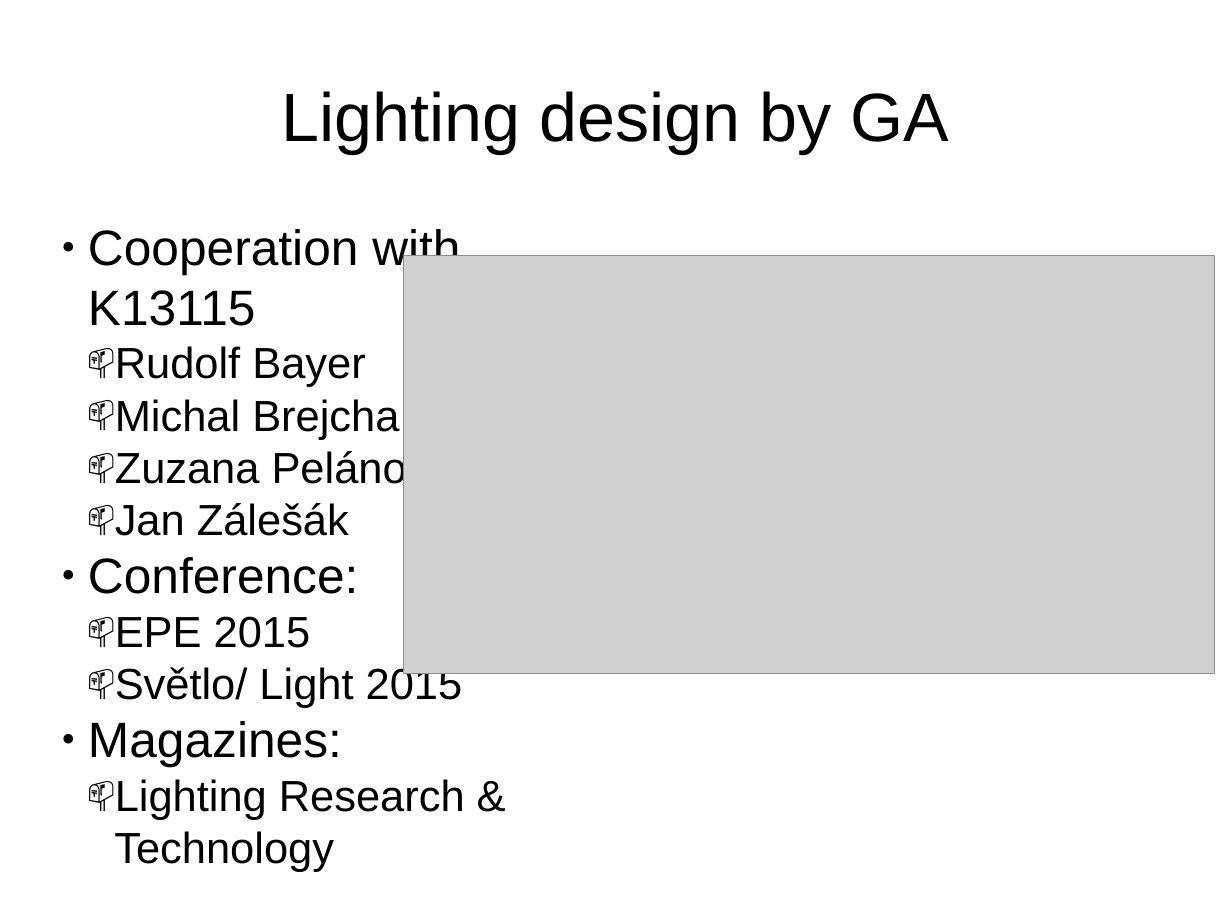
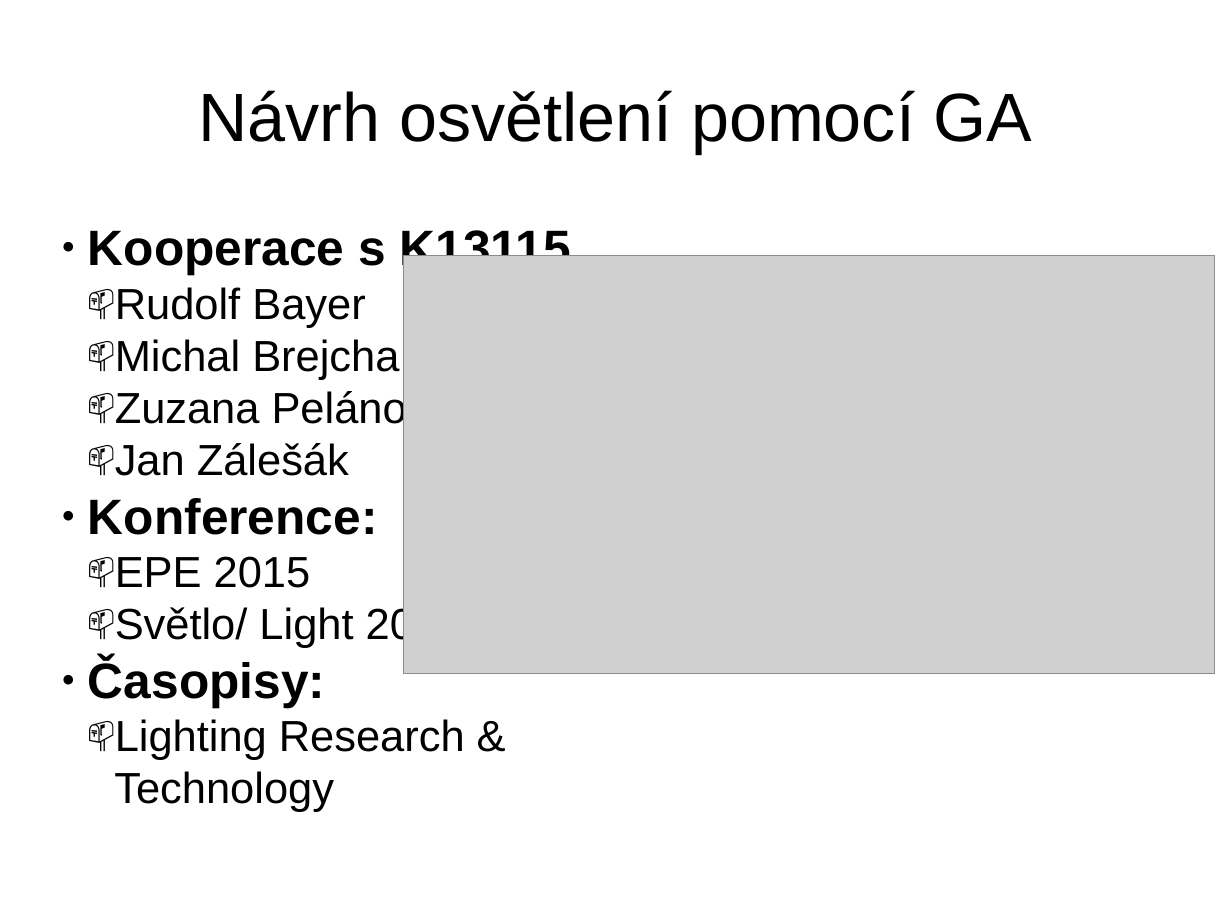
Before and after one commit to brejcmic/CTUProjects, a slide deck: slide 2 of Temesvar2015.pptx. Drawn at 1232x924 pixels with LibreOffice and Linux fonts; fonts in the diff are those of the drawing; grey boxes stand for pictures. Boxes give left, top, right and bottom in pixels: in the first picture for what was removed or moved away, otherwise in the second. Text is boxed around its words. In the diff, an @@ line names an element or a change of style, - is before the commit and + after.

```diff
--- a/Temesvar2015.pptx
+++ b/Temesvar2015.pptx
@@ text at [198,90,1033,153]: text changed @@
-Lighting design by GA
+Návrh osvětlení pomocí GA
@@ text at [88,226,571,275]: text changed; bold on @@
-● Cooperation with K13115
+● Kooperace s K13115
@@ text at [88,498,378,535]: text changed; bold on @@
-● Conference:
+● Konference:
@@ text at [88,658,325,707]: text changed; bold on @@
-● Magazines:
+● Časopisy:
```
Also in this commit, not shown: 1 other slide changed, 2 slides added, 1 other file.
